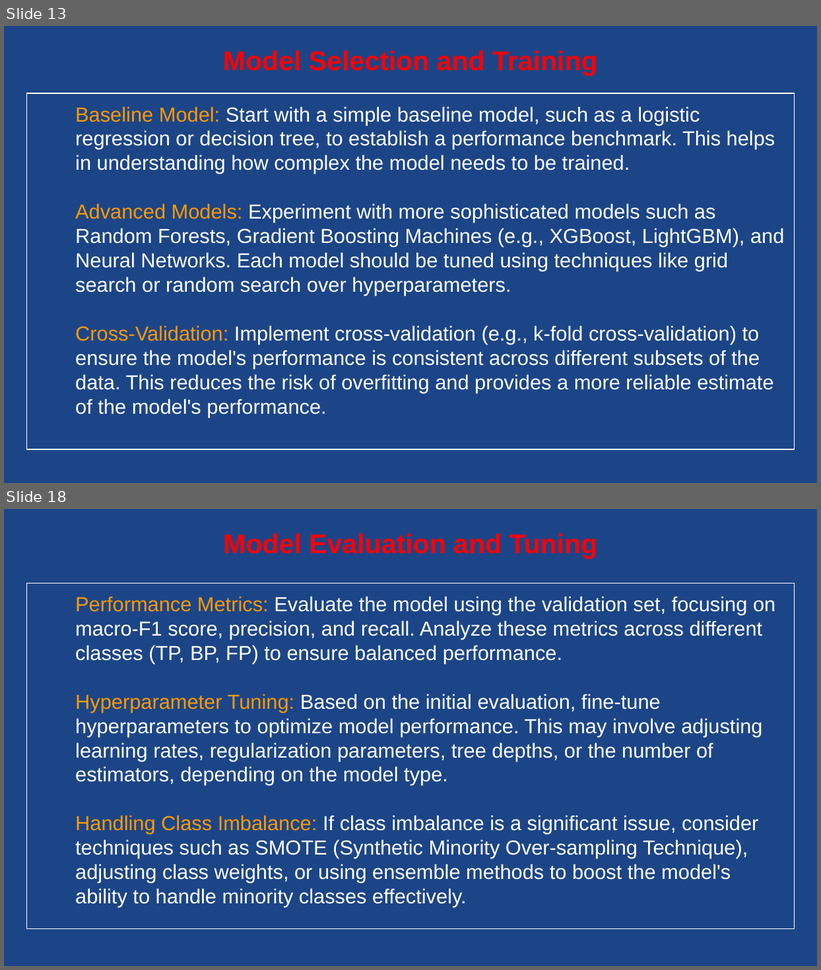
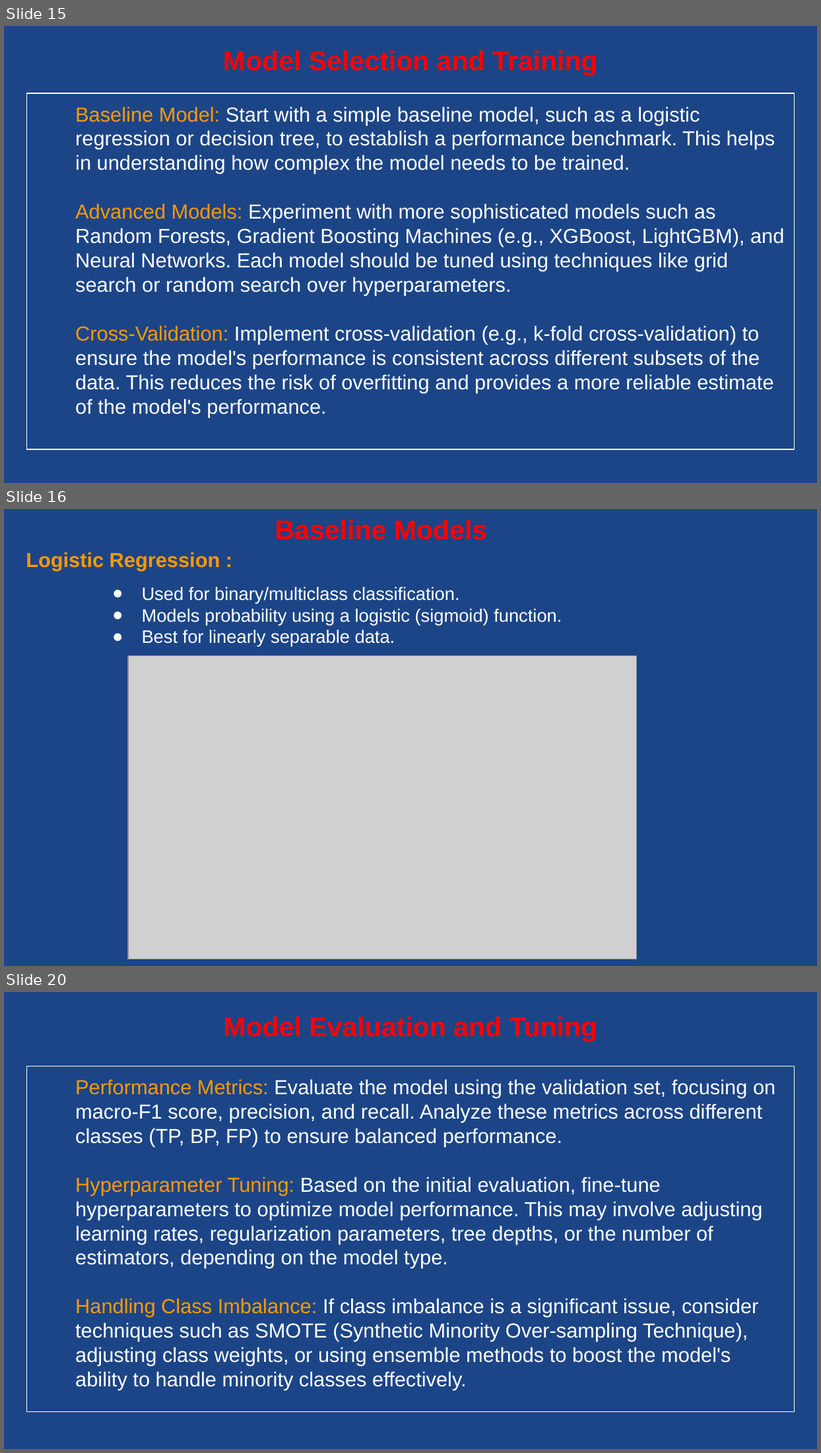
Before and after one commit to Gengatharan1/Gengatharan1-ds_microsoft_cybersecurity_analysis, a slide deck: Microsoft Cybersecurity Incident.pptx. Shown one above the other, each under a label of ours: slides 13 and 18 before the commit, slides 15, 16 and 20 after it; the slides between them are not shown. The pictures are 821x970 and 821x1453 pixels, drawn with LibreOffice and Linux fonts; fonts in the diff are those of the drawing; grey boxes stand for pictures. Boxes give left, top, right and bottom in pixels: in the first picture for what was removed or moved away, otherwise in the second. Text is boxed around its words. In the diff, an @@ line names an element or a change of style, - is before the commit and + after.

```diff
--- a/Microsoft Cybersecurity Incident.pptx
+++ b/Microsoft Cybersecurity Incident.pptx
@@ slide 16 added at [4, 509, 817, 966], background #1C4587 @@
@@ text added at [275, 520, 487, 540], 24 pt, text #FF0000, bold @@
+Baseline Models
@@ title added at [26, 552, 220, 571], 18 pt, text #FF9900, bold @@
+Logistic Regression :
@@ text added at [142, 587, 562, 647], 16 pt, text #FFFFFF @@
+● Used for binary/multiclass classification.
+● Models probability using a logistic (sigmoid) function.
+● Best for linearly separable data.
@@ picture added at [128, 656, 638, 960] @@
@@ what was slide 13 is now slide 15 @@
@@ what was slide 18 is now slide 20 @@
```
Also in this commit, not shown: 3 slides changed, 5 other slides added, 4 slides removed, 3 other files.
